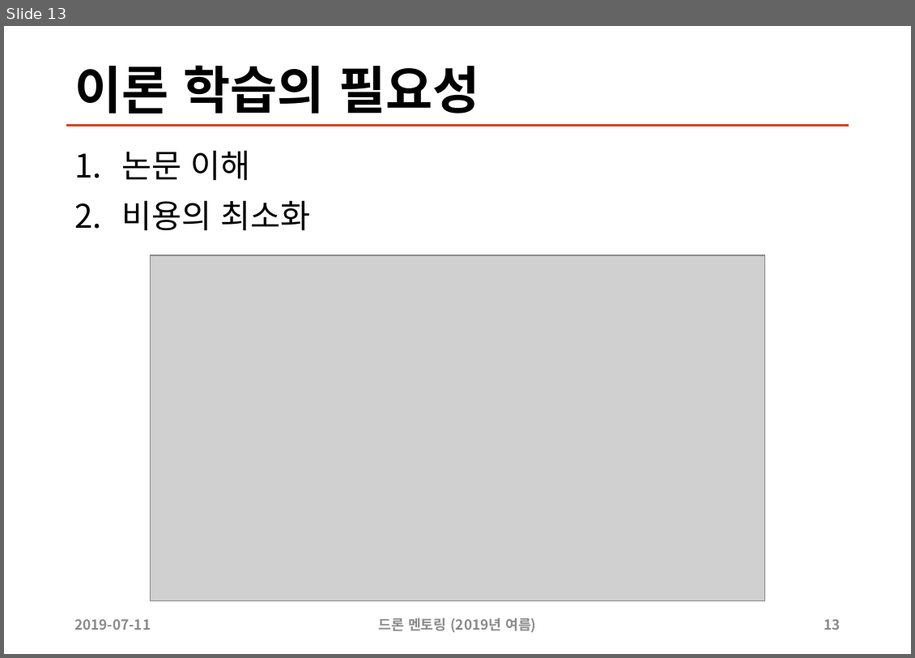
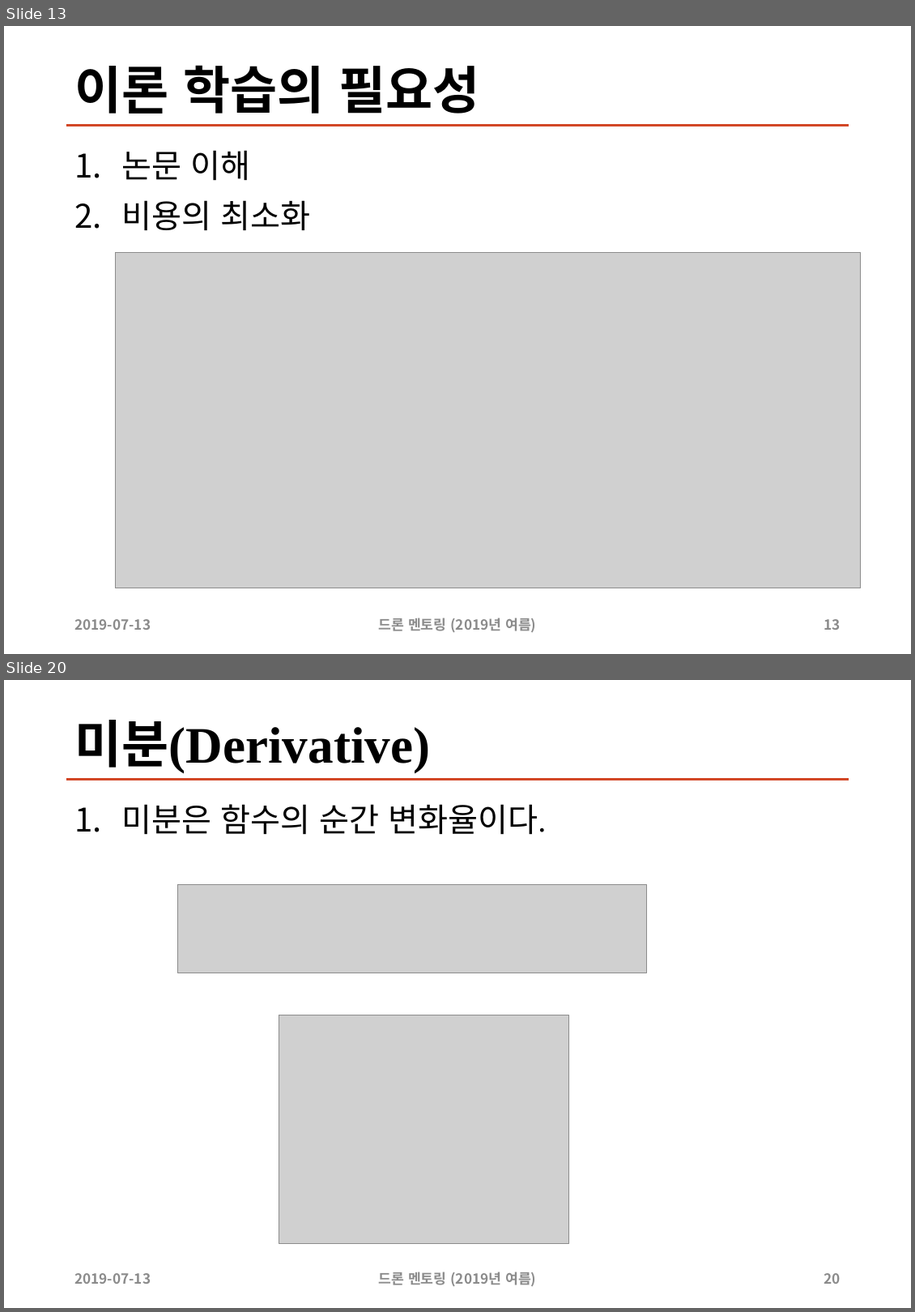
Before and after one commit to sunabove/drone_mentoring, a slide deck: 200 드론 멘토링 자율 비행 이론 V1.1.pptx. Shown one above the other, each under a label of ours: slide 13 before the commit, slides 13 and 20 after it; the slides between them are not shown. The pictures are 915x658 and 915x1312 pixels, drawn with LibreOffice and Linux fonts; fonts in the diff are those of the drawing; grey boxes stand for pictures. Boxes give left, top, right and bottom in pixels: in the first picture for what was removed or moved away, otherwise in the second. Text is boxed around its words. In the diff, an @@ line names an element or a change of style, - is before the commit and + after.

```diff
--- a/200 드론 멘토링 자율 비행 이론 V1.1.pptx
+++ b/200 드론 멘토링 자율 비행 이론 V1.1.pptx
@@ slide 20 added at (4, 680, 911, 1308), background #FFFFFF; not listed: 1 template element that a slide beside it also shows @@
@@ title added at (74, 720, 430, 774), 44 pt, text #000000, bold @@
+미분(Derivative)
@@ text added at (122, 804, 547, 835), 28 pt, text #000000 @@
+1. 미분은 함수의 순간 변화율이다.
@@ picture added at (177, 884, 646, 972) @@
@@ picture added at (279, 1015, 569, 1243) @@
@@ text added at (74, 1273, 151, 1283), 12 pt, text #8C8C8C, bold @@
+2019-07-13
@@ text added at (379, 1271, 536, 1286), 12 pt, text #8C8C8C, bold @@
+드론 멘토링 (2019년 여름)
@@ page number added at (824, 1273, 840, 1283), 12 pt, text #8C8C8C, bold @@
+20
@@ slide 13 changed as well @@
@@ picture: place and size @@
-picture at (151, 255, 765, 600)
+picture at (116, 253, 861, 588)
@@ text at (74, 619, 151, 629): text changed @@
-2019-07-11
+2019-07-13
```
Also in this commit, not shown: 16 other slides changed, 13 other slides added, 52 other files.
